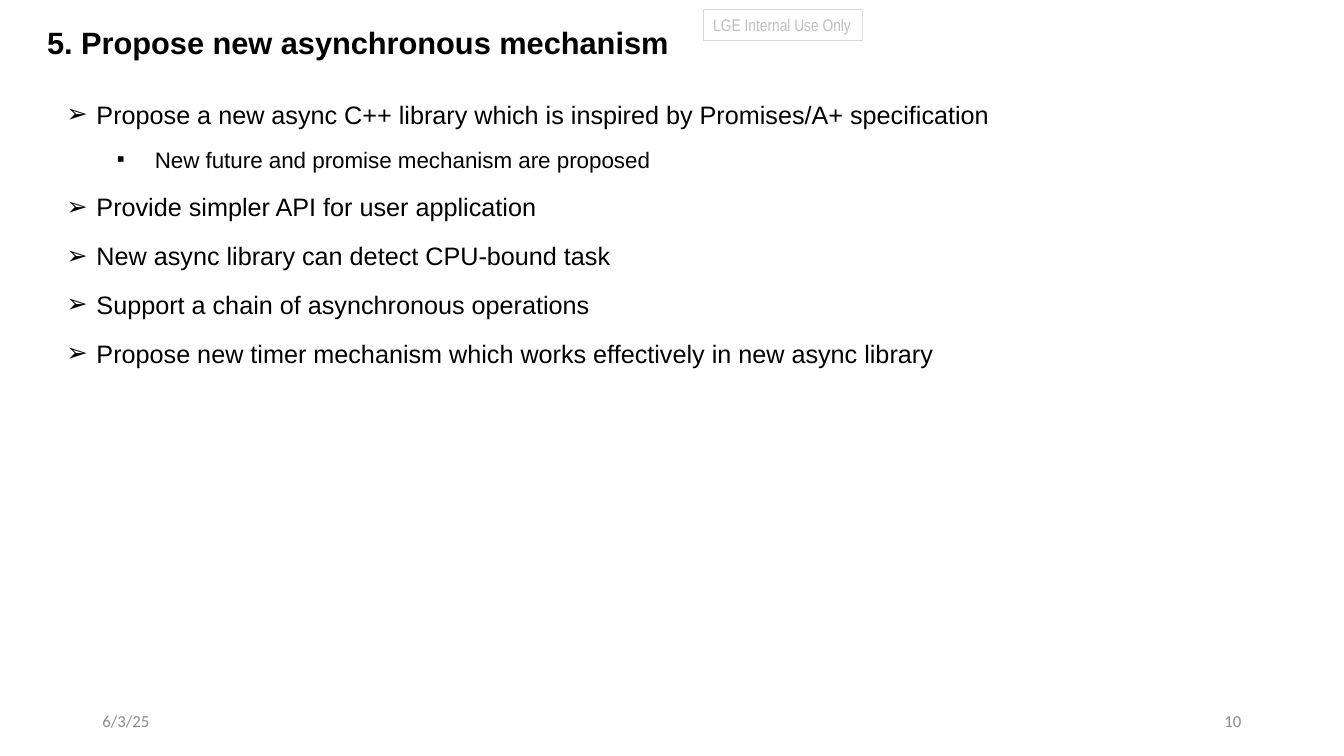
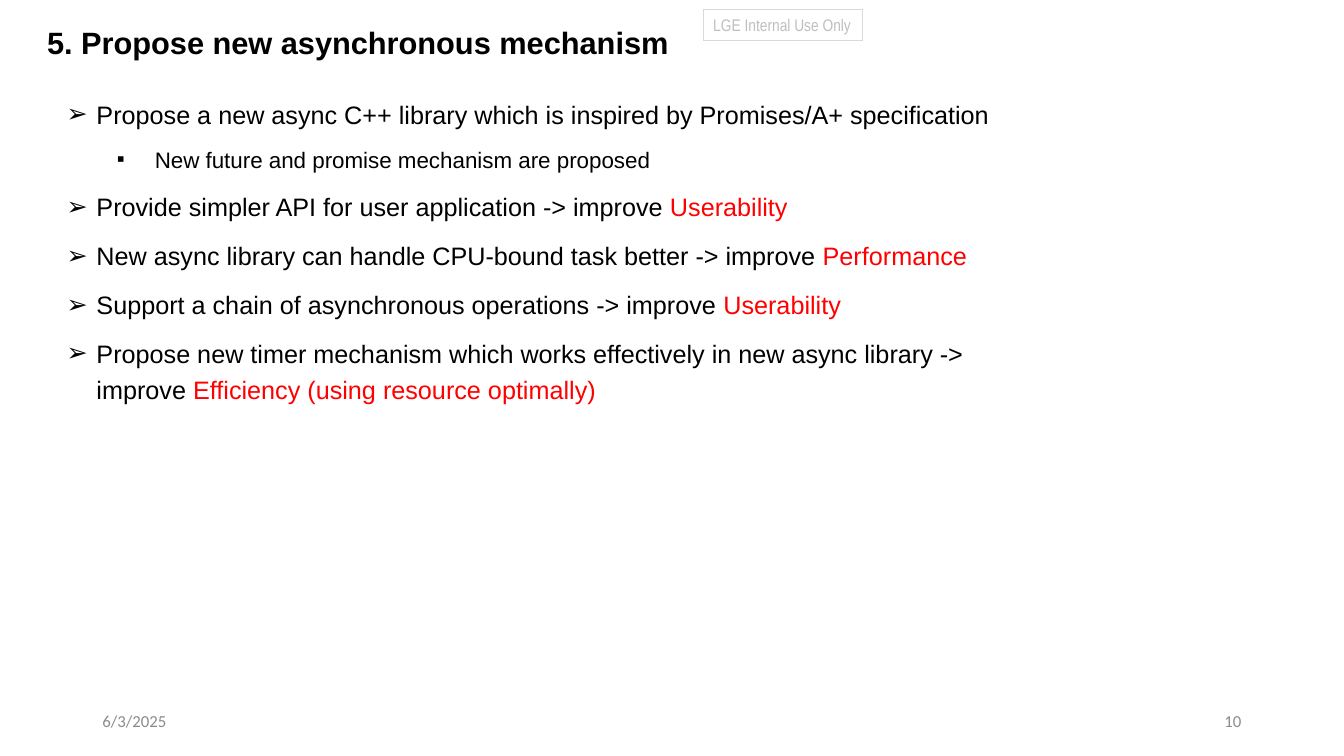
Before and after one commit to taikt/codefun, a slide deck: slide 10 of cpp/pattern/dispatcher_copilot/doc/sw_task.pptx. Drawn at 1344x756 pixels with LibreOffice and Linux fonts; fonts in the diff are those of the drawing. Boxes give left, top, right and bottom in pixels: in the first picture for what was removed or moved away, otherwise in the second. Text is boxed around its words. In the diff, an @@ line names an element or a change of style, - is before the commit and + after.

```diff
--- a/cpp/pattern/dispatcher_copilot/doc/sw_task.pptx
+++ b/cpp/pattern/dispatcher_copilot/doc/sw_task.pptx
@@ text at (x1=96, y1=197, x2=967, y2=405): text changed @@
-➢ Provide simpler API for user application
-➢ New async library can detect CPU-bound task
-➢ Support a chain of asynchronous operations
-➢ Propose new timer mechanism which works effectively in new async library
+➢ Provide simpler API for user application -> improve Userability
+➢ New async library can handle CPU-bound task better -> improve Performance
+➢ Support a chain of asynchronous operations -> improve Userability
+➢ Propose new timer mechanism which works effectively in new async library -> improve Efficiency (using resource optimally)
@@ text at (x1=102, y1=715, x2=166, y2=728): text changed @@
-6/3/25
+6/3/2025
```
Also in this commit, not shown: 16 other slides changed, 1 other file.
